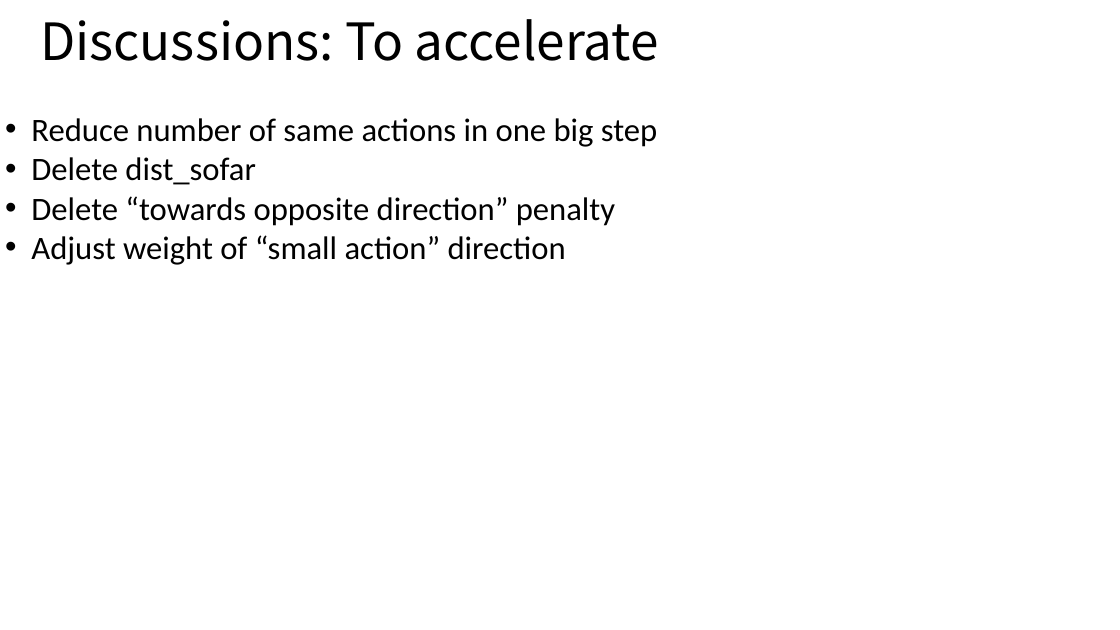
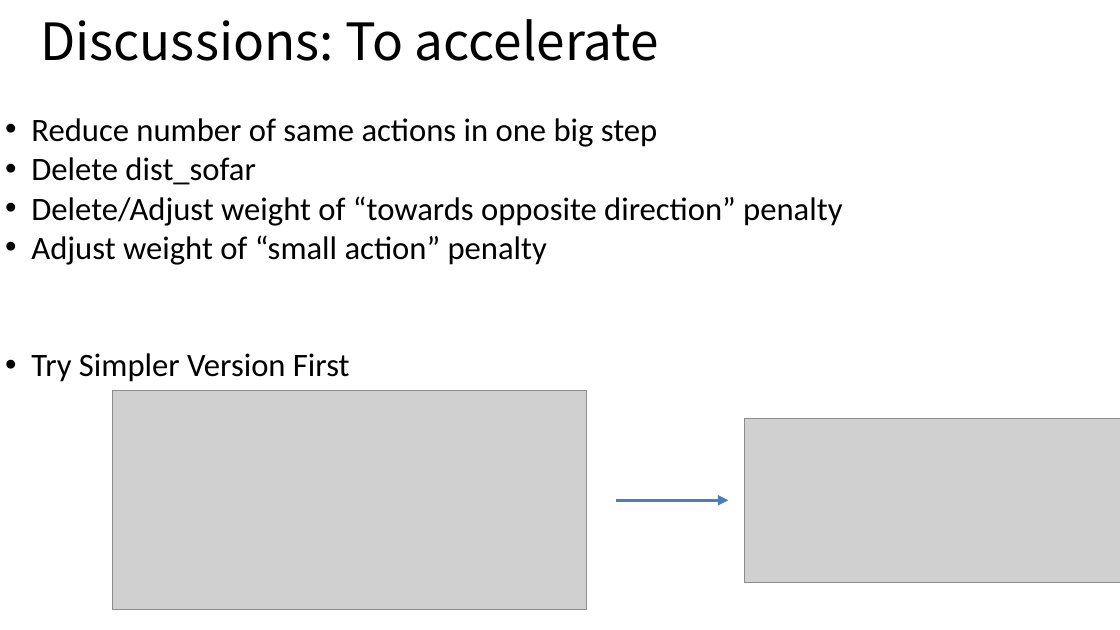
Before and after one commit to ShuoZ9379/t42_hand, a slide deck: slide 10 of zs_sim_robot/meeting_8/meeting_8.pptx (slide 5 before the commit). Drawn at 1120x630 pixels with LibreOffice and Linux fonts; fonts in the diff are those of the drawing; grey boxes stand for pictures. Boxes give left, top, right and bottom in pixels: in the first picture for what was removed or moved away, otherwise in the second. Text is boxed around its words. In the diff, an @@ line names an element or a change of style, - is before the commit and + after.

```diff
--- a/zs_sim_robot/meeting_8/meeting_8.pptx
+++ b/zs_sim_robot/meeting_8/meeting_8.pptx
@@ text at bbox=[31, 196, 842, 382]: text changed @@
-• Delete “towards opposite direction” penalty
-• Adjust weight of “small action” direction
+• Delete/Adjust weight of “towards opposite direction” penalty
+• Adjust weight of “small action” penalty
+• Try Simpler Version First
@@ picture added at bbox=[113, 391, 586, 610] @@
@@ picture added at bbox=[744, 418, 1120, 583] @@
@@ arrow added from (616, 501) to (728, 501), #4B7EBC 3 pt @@
```
Also in this commit, not shown: 3 other slides changed, 5 slides added, 24 other files.
